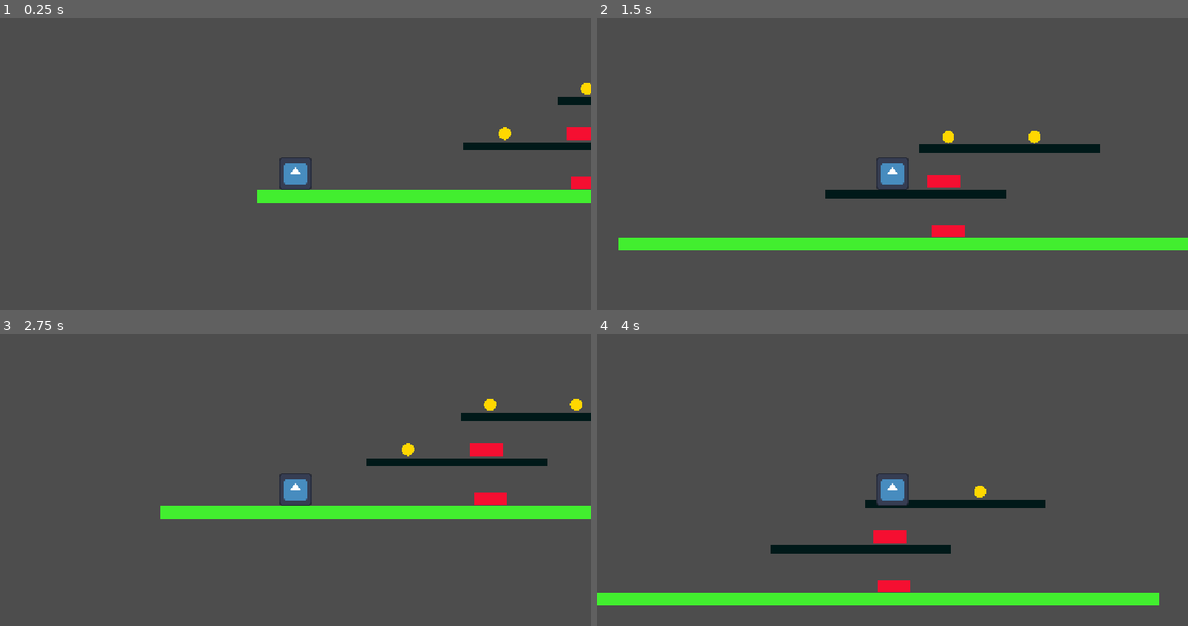
Above: before the commit, frames 1-4 (two rows, left to right).
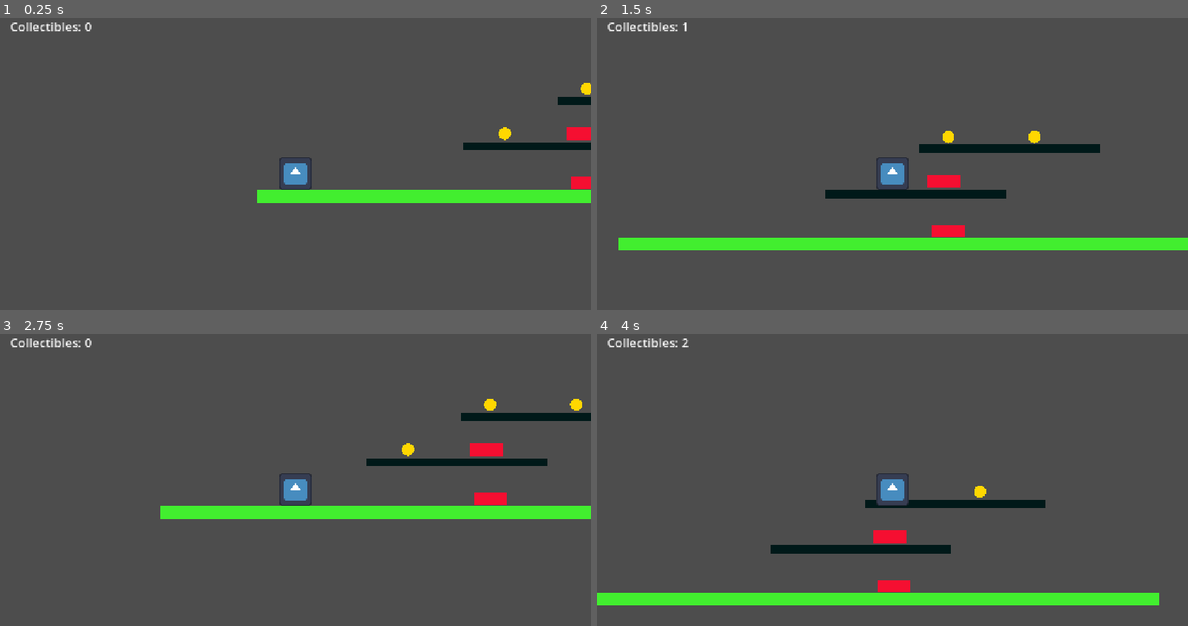
Above: after the commit, the same moments.

Repository: jarquafelmu/platformer-spike
Game: Godot game, scene res://scenes/root.tscn
Two runs of this game, one before a commit and one after it. Both use one fixed random seed, a clock stepped at 60 frames per second and the inputs below. The engine's default icon, where the game draws it, is replaced by a stand-in: a white triangle on a blue panel in a dark square.
Inputs:
- Up to frame 1 (0.25 s): no input
- Up to frame 2 (1.5 s): tap Enter at 0.5 s; hold D (move_right) from 0.53 s (still down); tap Space (jump) at 0.77 s
- Up to frame 3 (2.75 s): tap Space (jump) at 1.52 s; release D (move_right) at 2.03 s; hold A (move_left) from 2.03 s (still down)
- Up to frame 4 (4 s): release A (move_left) at 2.78 s; hold D (move_right) from 2.78 s (still down); tap Space (jump) at 3.02, 3.77 s

The runs differ from the first frame. In frame 1, 0.2% of the frame differs, in the area x 1-16%, y 1-5%; in frame 2, 0.2%; in frame 3, 0.2%; in frame 4, 0.2%.

Commit message:
feat: add collectible hud

Diff:
--- /dev/null
+++ b/scenes/hud/hud.gd
@@ -0,0 +1,6 @@
+extends CanvasLayer
+
+@onready var collectible_label: Label = $CollectibleLabel
+
+func _on_player_collectible_count_changed(new_count: int) -> void:
+	collectible_label.text = "Collectibles: %d" % new_count
--- /dev/null
+++ b/scenes/hud/hud.tscn
@@ -0,0 +1,17 @@
+[gd_scene format=3 uid="uid://jq4hgbnern7k"]
+
+[ext_resource type="Script" uid="uid://da763qdw6tpog" path="res://scenes/hud/hud.gd" id="1_48c2t"]
+
+[sub_resource type="LabelSettings" id="LabelSettings_7u1wl"]
+font_size = 24
+
+[node name="Hud" type="CanvasLayer" unique_id=1210022692]
+script = ExtResource("1_48c2t")
+
+[node name="CollectibleLabel" type="Label" parent="." unique_id=1876975988]
+offset_left = 16.0
+offset_top = 16.0
+offset_right = 175.0
+offset_bottom = 50.0
+text = "Collectibles: 0"
+label_settings = SubResource("LabelSettings_7u1wl")
--- a/scenes/root.tscn
+++ b/scenes/root.tscn
@@ -4,6 +4,7 @@
 [ext_resource type="PackedScene" uid="uid://7xj57solbb2k" path="res://scenes/character/player.tscn" id="2_sqa0i"]
 [ext_resource type="PackedScene" uid="uid://bx5bwp1ajff86" path="res://scenes/hazard/hazard.tscn" id="3_jh1ax"]
 [ext_resource type="PackedScene" uid="uid://cal2orypai3ls" path="res://scenes/collectible/collectible.tscn" id="4_sqa0i"]
+[ext_resource type="PackedScene" uid="uid://jq4hgbnern7k" path="res://scenes/hud/hud.tscn" id="5_jh1ax"]
 
 [sub_resource type="PhysicsMaterial" id="PhysicsMaterial_sdrrl"]
 
@@ -48,3 +49,17 @@
 
 [node name="Collectible3" parent="." unique_id=779373908 instance=ExtResource("4_sqa0i")]
 position = Vector2(304, 112)
+
+[node name="Hud" parent="." unique_id=1210022692 instance=ExtResource("5_jh1ax")]
+
+[node name="CollectibleLabel" parent="Hud" index="0" unique_id=1876975988]
+anchors_preset = -1
+offset_left = 20.0
+offset_top = 20.0
+offset_right = 188.0
+offset_bottom = 54.0
+metadata/_edit_use_anchors_ = true
+
+[connection signal="collectible_count_changed" from="Player" to="Hud" method="_on_player_collectible_count_changed"]
+
+[editable path="Hud"]
--- a/scripts/character/player.gd
+++ b/scripts/character/player.gd
@@ -5,6 +5,8 @@
 @export var acceleration: float = 1_000.0
 @export var deceleration: float = 2_200.0
 @export var fall_limit: float = 800.0
+
+signal collectible_count_changed(new_count: int)
 
 var collectible_count: int = 0
 var is_respawning: bool = false
@@ -40,4 +42,4 @@
 
 func collect_item(value: int) -> void:
 	collectible_count += value
-	print("Collectibles: ", collectible_count)
+	collectible_count_changed.emit(collectible_count)
Not shown, added: scenes/hud/hud.gd.uid
